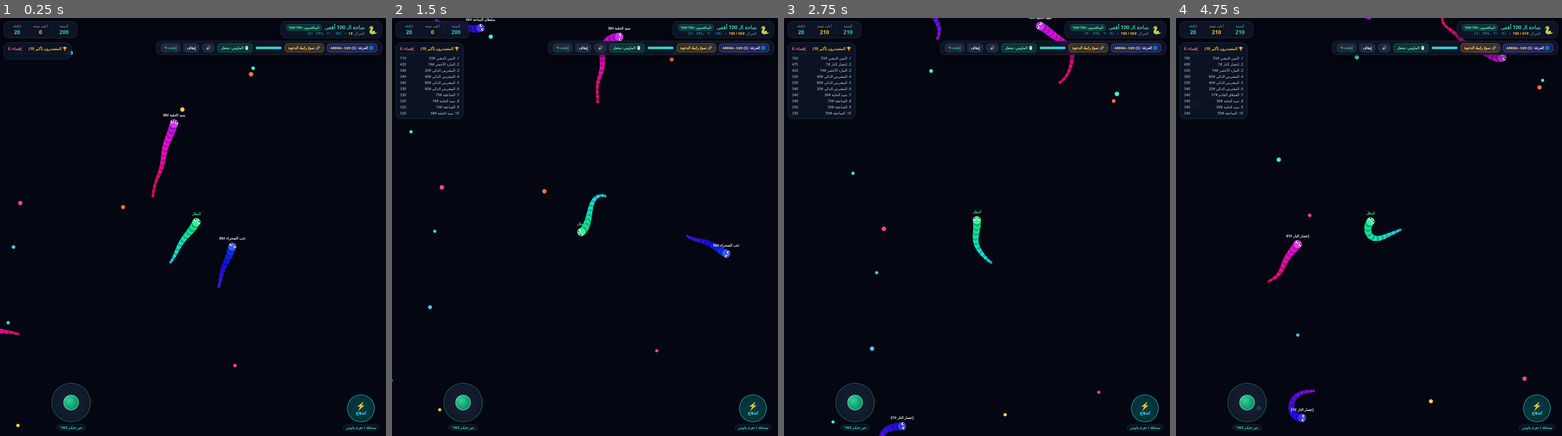
Above: before the commit, frames 1-4 (left to right).
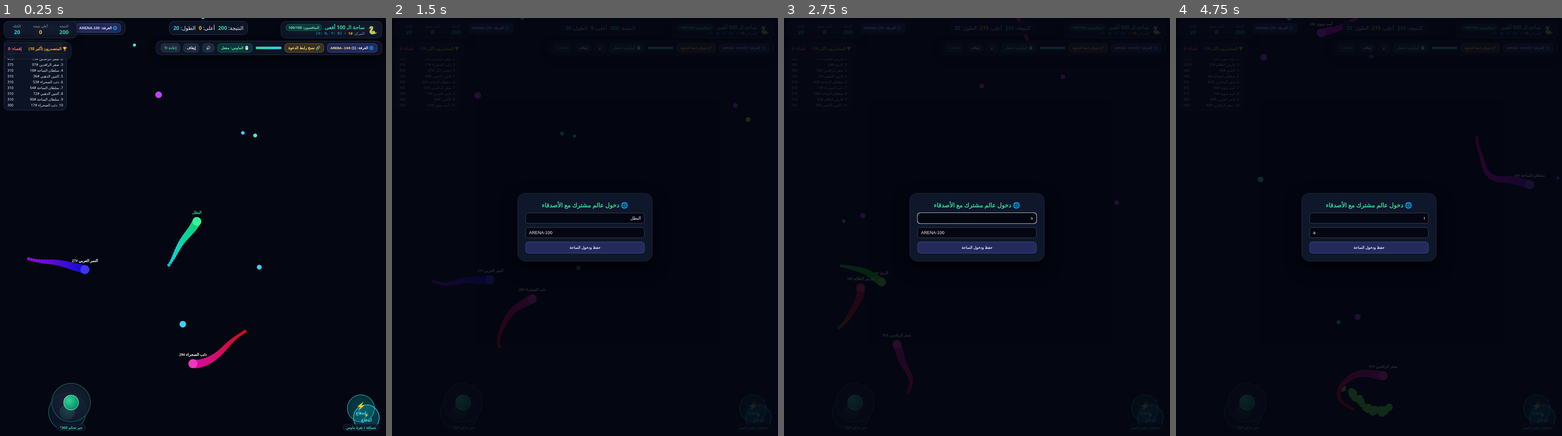
Above: after the commit, the same moments.

Repository: ba5564102-ctrl/snake-game
Game: browser game, page index.html
Same seed, same stepped clock (60 frames per second), same inputs: the game is played once before the commit and once after it.
Inputs (mouse positions are in pixels of both pictures, inside the frame that each line leads up to):
- Up to frame 1 (0.25 s): no input
- Up to frame 2 (1.5 s): click (585, 227) at 0.27 s; click (585, 268) at 1.07 s; click (488, 26) at 1.27 s, where only the run after the commit has a clickable "🌐 الغرفة: ARENA-100"
- Up to frame 3 (2.75 s): click (899, 185) at 1.67 s; click (977, 247) at 1.87 s, where only the run after the commit has a clickable "حفظ ودخول الساحة"; click (880, 26) at 2.02 s, where only the run after the commit has a clickable "🌐 الغرفة: ARENA-100"; press the mouse at (1054, 164) at 2.27 s; release the mouse at (977, 143) at 2.4 s; click (977, 218) at 2.47 s; type "s" at 2.47 s; tap Enter at 2.5 s
- Up to frame 4 (4.75 s): click (1426, 310) at 2.87 s; click (1369, 231) at 3.07 s; type "e" at 3.07 s; tap Enter at 3.1, 3.7, 4.3, 4.55 s; click (1272, 331) at 3.47 s; click (1369, 231) at 3.67 s; type "a" at 3.67 s; press the mouse at (1369, 143) at 4.07 s; release the mouse at (1330, 373) at 4.2 s; click (1369, 218) at 4.27 s; type "r" at 4.27 s; click (1369, 218) at 4.52 s; type "t" at 4.52 s; click (1484, 247) at 4.67 s

The runs differ from the first frame. In frame 1, 2.4% of the frame differs, in the area x 0-99%, y 0-99%; in frame 2, 8.2%; in frame 3, 8.1%; in frame 4, 8.7%, in the area x 1-100%, y 0-99%.
Error after the commit: SyntaxError: Identifier 'ctx' has already been declared

Commit message:
Update index.html

Diff:
--- a/index.html
+++ b/index.html
@@ -1,7 +1,220 @@
 <!DOCTYPE html>
 <html lang="ar" dir="rtl">
 <head>
-  <meta charset="UTF-8">
+  <meta charset="UTF-8"<!DOCTYPE html>
+<html lang="ar" dir="rtl">
+<head>
+<meta charset="UTF-8">
+<meta name="viewport" content="width=device-width,initial-scale=1,maximum-scale=1,user-scalable=no">
+<title>ساحة الـ 100 أفعى - اللعب المشترك</title>
+<style>
+*{box-sizing:border-box;margin:0;padding:0}
+body{font-family:Tahoma,sans-serif;background:#040711;color:#f1f5f9;width:100vw;height:100vh;overflow:hidden;user-select:none;touch-action:none}
+canvas{width:100%;height:100%;display:block}
+.hud{position:fixed;top:10px;left:12px;right:12px;z-index:10;display:flex;flex-wrap:wrap;justify-content:space-between;gap:8px;pointer-events:none}
+.box{background:rgba(15,23,42,.86);border:1px solid #334155;border-radius:14px;padding:6px 12px;display:flex;align-items:center;gap:10px;pointer-events:auto}
+.btn{background:#1e293b;color:#fff;border:1px solid #475569;padding:5px 10px;border-radius:8px;font-size:12px;font-weight:700;cursor:pointer}
+.btn-room{background:rgba(99,102,241,.3);border-color:#818cf8;color:#e0e7ff}
+.lb{position:fixed;top:68px;left:12px;z-index:10;width:195px;background:rgba(15,23,42,.8);border:1px solid #334155;border-radius:14px;padding:8px 10px;font-size:11px;pointer-events:none}
+.lb h4{color:#fbbf24;margin-bottom:4px;border-bottom:1px solid #1e293b;padding-bottom:4px}
+.lb ol{list-style:none;display:flex;flex-direction:column;gap:3px}
+.lb li{display:flex;justify-content:space-between}
+.me{color:#34d399;font-weight:800}
+.feed{position:fixed;top:68px;right:12px;z-index:10;display:flex;flex-direction:column;gap:5px;pointer-events:none}
+.toast{background:rgba(16,185,129,.25);border:1px solid #34d399;color:#a7f3d0;padding:5px 10px;border-radius:8px;font-size:11px;font-weight:700}
+.bot-hud{position:fixed;bottom:16px;left:20px;right:20px;z-index:10;display:flex;justify-content:space-between;align-items:flex-end;pointer-events:none}
+.boost{pointer-events:auto;width:82px;height:82px;border-radius:50%;background:rgba(6,182,212,.28);border:2px solid #22d3ee;color:#67e8f9;font-weight:800;cursor:pointer}
+.joy{pointer-events:auto;width:118px;height:118px;border-radius:50%;border:2px solid rgba(16,185,129,.5);background:rgba(15,23,42,.85);position:relative;display:flex;align-items:center;justify-content:center;margin-left:130px;touch-action:none}
+.knob{width:46px;height:46px;border-radius:50%;background:radial-gradient(circle,#34d399,#059669);border:2px solid rgba(255,255,255,.5);pointer-events:none}
+.modal-bg{position:fixed;inset:0;background:rgba(4,7,17,.85);display:flex;align-items:center;justify-content:center;z-index:30}
+.modal{background:#0f172a;border:1px solid #334155;border-radius:20px;padding:22px;max-width:380px;width:92%;text-align:center;display:flex;flex-direction:column;gap:10px}
+.inp{padding:8px 10px;border-radius:8px;border:1px solid #475569;background:#040711;color:#fff;width:100%}
+.hide{display:none!important}
+</style>
+</head>
+<body>
+<canvas id="c"></canvas>
+<div class="hud">
+  <div class="box">
+    <b>🐍 ساحة 100 منافس</b>
+    <span id="alive" style="color:#34d399;font-size:12px">100/100</span>
+    <span id="rank" style="color:#fbbf24;font-size:12px">#1</span>
+  </div>
+  <div class="box">
+    <span>النتيجة: <b id="sc" style="color:#34d399">200</b></span>
+    <span>أعلى: <b id="hi" style="color:#fbbf24">0</b></span>
+    <span>الطول: <b id="ln" style="color:#22d3ee">20</b></span>
+  </div>
+  <div class="box">
+    <button id="roomBtn" class="btn btn-room">🌐 الغرفة: <span id="rCode">ARENA-100</span></button>
+    <button id="invBtn" class="btn">🔗 نسخ رابط للأصدقاء</button>
+    <button id="resBtn" class="btn">إعادة ↻</button>
+  </div>
+</div>
+<div class="lb"><h4>🏆 المتصدرون (أكبر 10)</h4><ol id="lbList"></ol></div>
+<div id="feed" class="feed"></div>
+<div class="bot-hud">
+  <button id="bBtn" class="boost">⚡<br>اندفاع</button>
+  <div id="joy" class="joy"><div id="knob" class="knob"></div></div>
+</div>
+<div id="rMod" class="modal-bg hide">
+  <div class="modal">
+    <h3 style="color:#34d399">🌐 دخول عالم مشترك مع الأصدقاء</h3>
+    <input id="pName" class="inp" value="البطل" placeholder="اسمك">
+    <input id="rInp" class="inp" value="ARENA-100" dir="ltr" placeholder="كود الغرفة">
+    <button id="saveR" class="btn btn-room" style="padding:10px">حفظ ودخول الساحة</button>
+  </div>
+</div>
+<div id="ov" class="modal-bg hide">
+  <div class="modal">
+    <h2 style="color:#34d399">تحولت إلى حلوى! 🍬</h2>
+    <p id="ovMsg">اصطدمت بأفعى أخرى</p>
+    <button id="rePlay" class="btn btn-room" style="padding:10px">العب مرة أخرى</button>
+  </div>
+</div>
+<script>
+const c=document.getElementById('c'),ctx=c.getContext('2d');
+let W=innerWidth,H=innerHeight,camX=0,camY=0,R=4200,N=100,SP=8.5;
+let me,bots=[],peers={},candies=[],tAng=-0.8,boost=false,score=200,hi=0,over=false,lt=0,el=0,pName='البطل',rCode='ARENA-100',chan=null;
+const myId='u_'+Math.random().toString(36).slice(2,8);
+const NAMES=['صقر الرافدين','أسد نينوى','النمر العربي','البرق','ذئب الصحراء','سلطان الساحة','إعصار النار','الشبح','قناص الحلوى','الكوبرا','فارس الظلام','التنين الذهبي'];
+try{hi=+localStorage.getItem('snkHi100')||0;document.getElementById('hi').textContent=hi}catch(e){}
+function rndPt(m){const r=Math.sqrt(Math.random())*(R-(m||180)),a=Math.random()*6.28;return{x:Math.cos(a)*r,y:Math.sin(a)*r}}
+function mkCandy(x,y,v,rad,h,loot){return{x,y,r:rad||(Math.random()<.15?9:6),v:v||10,g:loot?.65:.25,h:h??[330,45,160,195,280][Math.random()*5|0],loot:!!loot,p:Math.random()*6.28}}
+function mkSnake(id,name,isMe,x,y,len,h){
+  const a=Math.random()*6.28,s=[];
+  for(let i=0;i<len;i++)s.push({x:x-Math.cos(a)*i*SP,y:y-Math.sin(a)*i*SP});
+  return{id,name,isMe,s,a,ta:a,av:0,br:12,gc:0,sc:len*10,h,boost:false,ai:0,dead:false};
+}
+function toast(t){const d=document.createElement('div');d.className='toast';d.textContent=t;feed.prepend(d);setTimeout(()=>d.remove(),3200)}
+function dropCandy(snk,killer){
+  const step=Math.max(1,snk.s.length/26|0);
+  for(let i=0;i<snk.s.length;i+=step)candies.push(mkCandy(snk.s[i].x+(Math.random()-.5)*14,snk.s[i].y+(Math.random()-.5)*14,25,Math.min(14,snk.br*.85),snk.h,true));
+  if(killer===pName||snk.isMe)toast('🍬 تحولت "'+snk.name+'" إلى حلوى على يد '+killer+'!');
+}
+function spawnBot(i){const p=rndPt(350);return mkSnake('b'+i,NAMES[i%NAMES.length]+' #'+(i+1),false,p.x,p.y,14+(i%18),(i*37)%360)}
+function init(){
+  const p=rndPt(800);me=mkSnake('me',pName,true,p.x,p.y,20,152);tAng=me.a;camX=p.x;camY=p.y;
+  bots=[];for(let i=0;i<N-1;i++)bots.push(spawnBot(i));
+  candies=[];for(let i=0;i<360;i++){const cp=rndPt(100);candies.push(mkCandy(cp.x,cp.y))}
+  score=200;over=false;document.getElementById('ov').classList.add('hide');
+}
+function stepSnk(snk,dt){
+  let d=snk.ta-snk.a;while(d>Math.PI)d-=6.283;while(d<-Math.PI)d+=6.283;
+  snk.av+=(Math.max(-6,Math.min(6,d*9.5))-snk.av)*Math.min(1,dt*15);snk.a+=snk.av*dt;
+  const spd=225*(snk.boost?1.7:1),ma=snk.a+Math.sin(el*8.5+snk.h)*.11,h=snk.s[0];
+  h.x+=Math.cos(ma)*spd*dt;h.y+=Math.sin(ma)*spd*dt;
+  snk.br=Math.min(26,11.5+Math.sqrt(snk.s.length)*.5);
+  for(let i=1;i<snk.s.length;i++){
+    const pr=snk.s[i-1],cu=snk.s[i],a=Math.atan2(pr.y-cu.y,pr.x-cu.x),rp=Math.sin(el*9.5-i*.4)*.16;
+    cu.x=pr.x-Math.cos(a)*SP-Math.sin(a)*rp;cu.y=pr.y-Math.sin(a)*SP+Math.cos(a)*rp;
+  }
+}
+function update(dt){
+  el+=dt;
+  if(me&&!me.dead){
+    me.ta=tAng;me.boost=boost&&me.s.length>12;stepSnk(me,dt);
+    camX+=(me.s[0].x-camX)*Math.min(1,dt*8);camY+=(me.s[0].y-camY)*Math.min(1,dt*8);
+    if(Math.hypot(me.s[0].x,me.s[0].y)>R-me.br){me.dead=over=true;dropCandy(me,'جدار الساحة');document.getElementById('ov').classList.remove('hide')}
+  }
+  const all=[];if(me&&!me.dead)all.push(me);
+  for(const b of bots)if(!b.dead)all.push(b);
+  for(const k in peers)if(peers[k]&&!peers[k].dead)all.push(peers[k]);
+  for(let i=0;i<bots.length;i++){
+    const b=bots[i],bh=b.s[0];b.ai-=dt;
+    if(Math.hypot(bh.x,bh.y)>R-350)b.ta=Math.atan2(-bh.y,-bh.x);
+    else if(b.ai<=0){
+      b.ai=.35+Math.random()*.4;let best=null,bs=-1e9;
+      for(let j=0;j<candies.length;j+=4){const c=candies[j],d=Math.hypot(c.x-bh.x,c.y-bh.y);if(d<480&&(c.loot?450:100)-d>bs){bs=(c.loot?450:100)-d;best=c}}
+      if(best)b.ta=Math.atan2(best.y-bh.y,best.x-bh.x);
+    }
+    stepSnk(b,dt);
+    if(Math.hypot(bh.x,bh.y)>R-b.br){b.dead=true;dropCandy(b,'جدار الساحة');bots[i]=spawnBot(i)}
+  }
+  for(let i=0;i<all.length;i++){
+    const A=all[i];if(A.dead||A.remote)continue;const hA=A.s[0];
+    for(let j=0;j<all.length;j++){
+      if(i===j)continue;const B=all[j];if(B.dead)continue;const hB=B.s[0];
+      if(Math.abs(hA.x-hB.x)>850||Math.abs(hA.y-hB.y)>850)continue;
+      const hd=A.br*.78+B.br*.78;
+      for(let k=0;k<B.s.length;k++){
+        if(Math.hypot(hA.x-B.s[k].x,hA.y-B.s[k].y)<hd){
+          if(k===0&&A.s.length>B.s.length+3)continue;
+          if(A.isMe){A.dead=over=true;dropCandy(A,B.name);document.getElementById('ovMsg').textContent='اصطدمت بـ '+B.name+' — النتيجة: '+score;document.getElementById('ov').classList.remove('hide')}
+          else{A.dead=true;B.sc+=150;dropCandy(A,B.name);const ix=bots.indexOf(A);if(ix>-1)bots[ix]=spawnBot(ix)}
+          break;
+        }
+      }
+      if(A.dead)break;
+    }
+  }
+  for(let i=candies.length-1;i>=0;i--){
+    const cd=candies[i];cd.p+=dt*4.5;
+    for(let s=0;s<all.length;s++){
+      const sn=all[s];if(sn.dead||sn.remote)continue;
+      const h=sn.s[0],dx=h.x-cd.x,dy=h.y-cd.y,d=Math.hypot(dx,dy),mg=sn.isMe?105:55;
+      if(d<mg&&d>1){cd.x+=(dx/d)*280*dt;cd.y+=(dy/d)*280*dt}
+      if(d<sn.br+cd.r+5){
+        sn.sc+=cd.v;sn.gc+=cd.g;while(sn.gc>=1){sn.gc--;const tl=sn.s[sn.s.length-1];sn.s.push({x:tl.x,y:tl.y})}
+        if(sn.isMe){score=sn.sc|0;document.getElementById('sc').textContent=score;document.getElementById('ln').textContent=sn.s.length;if(score>hi){hi=score;document.getElementById('hi').textContent=hi;try{localStorage.setItem('snkHi100',hi)}catch(e){}}}
+        candies.splice(i,1);break;
+      }
+    }
+  }
+  while(candies.length<360){const cp=rndPt(120);candies.push(mkCandy(cp.x,cp.y))}
+  all.sort((a,b)=>b.sc-a.sc);
+  document.getElementById('rank').textContent='#'+(all.findIndex(x=>x.isMe)+1)+'/'+all.length;
+  document.getElementById('alive').textContent=all.length+'/100';
+  let h='';for(let i=0;i<Math.min(10,all.length);i++)h+='<li class="'+(all[i].isMe?'me':'')+'"><span>'+(i+1)+'. '+all[i].name+'</span><span>'+(all[i].sc|0)+'</span></li>';
+  document.getElementById('lbList').innerHTML=h;
+  if(chan&&me)try{chan.postMessage({id:myId,name:pName,s:me.s.slice(0,30),a:me.a,br:me.br,sc:score,h:me.h,dead:me.dead,ts:Date.now()})}catch(e){}
+}
+function drawSnk(sn){
+  if(!sn||sn.dead||!sn.s.length)return;
+  const h=sn.s[0];if(Math.abs(h.x-camX)>W/2+800||Math.abs(h.y-camY)>H/2+800)return;
+  for(let i=sn.s.length-1;i>=0;i--){
+    const g=sn.s[i],r=sn.br*Math.max(.36,1-i/(sn.s.length+8));
+    ctx.fillStyle='hsl('+((sn.h+i*1.8)%360)+',88%,'+(i===0?58:44)+'%)';
+    ctx.beginPath();ctx.arc(g.x,g.y,r,0,6.28);ctx.fill();
+  }
+  ctx.fillStyle=sn.isMe?'#34d399':'#fff';ctx.font='bold 12px Tahoma';ctx.textAlign='center';
+  ctx.fillText(sn.name,h.x,h.y-sn.br-10);
+}
+function render(){
+  ctx.fillStyle='#040711';ctx.fillRect(0,0,W,H);
+  ctx.save();ctx.translate(W/2-camX,H/2-camY);
+  ctx.strokeStyle='#f43f5e';ctx.lineWidth=14;ctx.beginPath();ctx.arc(0,0,R,0,6.28);ctx.stroke();
+  for(const cd of candies){
+    if(Math.abs(cd.x-camX)>W/2+40||Math.abs(cd.y-camY)>H/2+40)continue;
+    ctx.fillStyle='hsl('+cd.h+',95%,62%)';ctx.beginPath();ctx.arc(cd.x,cd.y,cd.r+Math.sin(cd.p)*1.5,0,6.28);ctx.fill();
+  }
+  for(const b of bots)drawSnk(b);
+  for(const k in peers)drawSnk(peers[k]);
+  if(me&&!me.dead)drawSnk(me);
+  ctx.restore();
+}
+function loop(ts){if(!lt)lt=ts;update(Math.min(.05,(ts-lt)/1000));lt=ts;render();requestAnimationFrame(loop)}
+function joinRoom(code){
+  rCode=(code||'ARENA-100').toUpperCase();document.getElementById('rCode').textContent=rCode;
+  try{if(chan)chan.close();chan=new BroadcastChannel('snk100_'+rCode);chan.onmessage=e=>{if(e.data&&e.data.id!==myId)peers[e.data.id]={...e.data,remote:true}}}catch(e){}
+}
+let jAct=false;const joy=document.getElementById('joy'),knob=document.getElementById('knob');
+function mvJoy(cx,cy){const r=joy.getBoundingClientRect(),dx=cx-(r.left+r.width/2),dy=cy-(r.top+r.height/2),d=Math.hypot(dx,dy);if(d>4)tAng=Math.atan2(dy,dx);const cd=Math.min(36,d),a=Math.atan2(dy,dx);knob.style.transform='translate('+(Math.cos(a)*cd).toFixed(1)+'px,'+(Math.sin(a)*cd).toFixed(1)+'px)'}
+joy.onpointerdown=e=>{jAct=true;joy.setPointerCapture(e.pointerId);mvJoy(e.clientX,e.clientY);e.stopPropagation()};
+joy.onpointermove=e=>{if(jAct)mvJoy(e.clientX,e.clientY)};
+joy.onpointerup=()=>{jAct=false;knob.style.transform='translate(0,0)'};
+c.onpointermove=e=>{if(!jAct&&me&&!me.dead)tAng=Math.atan2(e.clientY-H/2,e.clientX-W/2)};
+c.onpointerdown=()=>boost=true;window.onpointerup=()=>boost=false;
+document.getElementById('bBtn').onpointerdown=e=>{e.stopPropagation();boost=true};
+document.getElementById('resBtn').onclick=init;document.getElementById('rePlay').onclick=init;
+document.getElementById('roomBtn').onclick=()=>document.getElementById('rMod').classList.remove('hide');
+document.getElementById('saveR').onclick=()=>{pName=document.getElementById('pName').value||'البطل';joinRoom(document.getElementById('rInp').value);document.getElementById('rMod').classList.add('hide');init()};
+document.getElementById('invBtn').onclick=()=>{const u=location.href.split('#')[0]+'#room='+rCode;try{navigator.clipboard.writeText(u)}catch(e){}toast('🔗 تم نسخ رابط غرفة الأصدقاء: '+rCode)};
+window.onresize=()=>{W=c.width=innerWidth;H=c.height=innerHeight};
+window.onload=()=>{W=c.width=innerWidth;H=c.height=innerHeight;const m=(location.hash||'').match(/room=([^&]+)/i);if(m)rCode=decodeURIComponent(m[1]);joinRoom(rCode);init();requestAnimationFrame(loop)};
+</script>
+</body>
+</html>>
   <meta name="viewport" content="width=device-width, initial-scale=1.0, maximum-scale=1.0, user-scalable=no">
   <title>حرب الأفاعي 100 منافس - ساحة المعركة المشتركة</title>
   <style>
